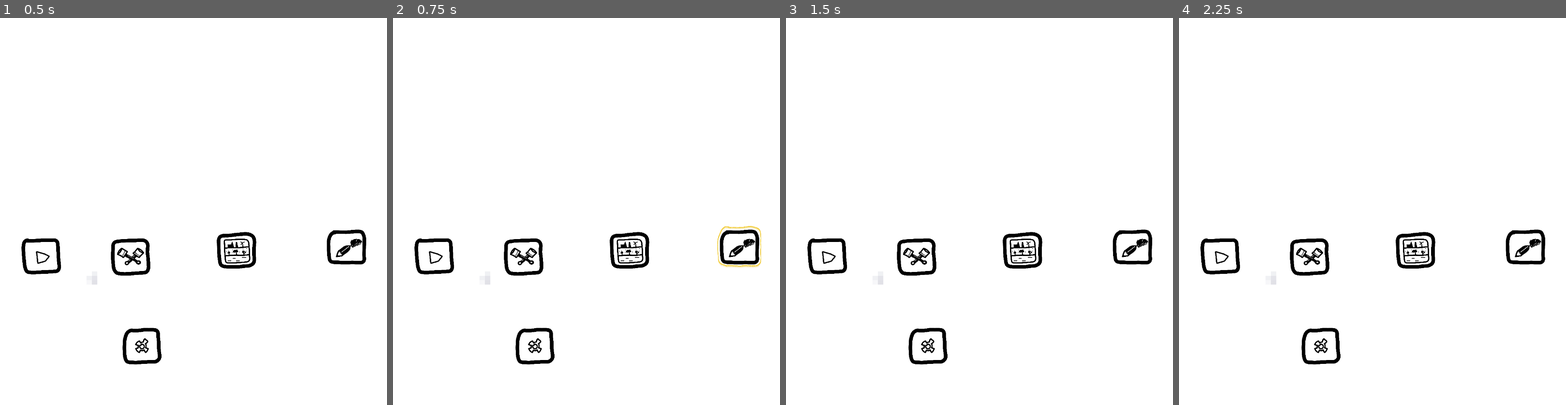
Above: before the commit, frames 1-4 (left to right).
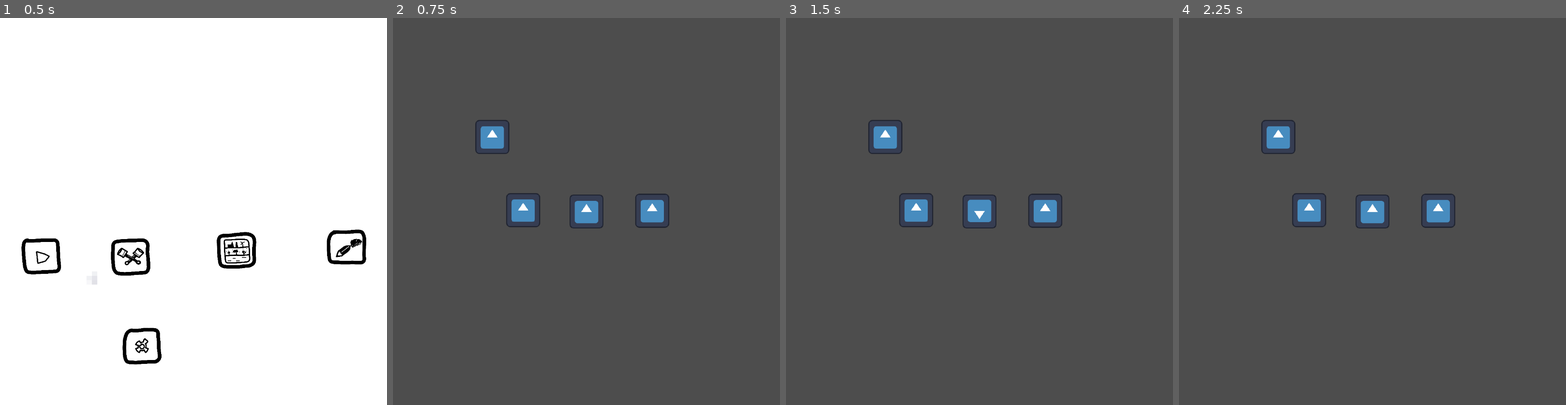
Above: after the commit, the same moments.

Repository: tanmayrajk/kinda-like-linerider-ig
Game: Godot game, scene res://scenes/menu.tscn
The game is run twice, just before and just after one commit, with the same random seed, the same clock (stepped at 60 frames per second) and the same inputs. This scene is started directly instead of the project's main scene. The engine's default icon, where the game draws it, is replaced by a stand-in: a white triangle on a blue panel in a dark square.
Inputs (mouse positions are in pixels of both pictures, inside the frame that each line leads up to):
- Up to frame 1 (0.5 s): no input
- Up to frame 2 (0.75 s): click (741, 246) at 0.5 s
- Up to frame 3 (1.5 s): click (917, 211) at 1.27 s
- Up to frame 4 (2.25 s): click (1438, 211) at 2.02 s

Frame 1 is identical in both runs. In frame 2, 100% of the frame differs, in the area x 0-100%, y 0-100%; in frame 3, 100%; in frame 4, 100%.

Commit message:
added pen selecting logic n scene

Diff:
--- a/project.godot
+++ b/project.godot
@@ -16,7 +16,7 @@
 
 config/name="pass it up"
 run/main_scene="uid://uey54unyj4jv"
-config/features=PackedStringArray("4.7", "Forward Plus")
+config/features=PackedStringArray("4.5", "Forward Plus")
 config/icon="res://icon.svg"
 
 [display]
--- /dev/null
+++ b/scenes/pen.tscn
@@ -0,0 +1,54 @@
+[gd_scene load_steps=3 format=3 uid="uid://ey0gu7ts4mwd"]
+
+[ext_resource type="Script" uid="uid://biyy0o832qgl3" path="res://scripts/pens.gd" id="1_spjee"]
+[ext_resource type="Texture2D" uid="uid://cairll5r8ant4" path="res://icon.svg" id="2_xbp3v"]
+
+[node name="Control" type="Control"]
+layout_mode = 3
+anchors_preset = 0
+offset_right = 40.0
+offset_bottom = 40.0
+script = ExtResource("1_spjee")
+
+[node name="bg" type="TextureRect" parent="."]
+layout_mode = 0
+offset_right = 40.0
+offset_bottom = 40.0
+
+[node name="pen_1" type="Sprite2D" parent="."]
+texture = ExtResource("2_xbp3v")
+
+[node name="pen_2" type="Sprite2D" parent="."]
+rotation = 1.5707964
+texture = ExtResource("2_xbp3v")
+
+[node name="pen_3" type="Sprite2D" parent="."]
+rotation = 3.1415927
+texture = ExtResource("2_xbp3v")
+
+[node name="left_btn" type="TextureButton" parent="."]
+layout_mode = 0
+offset_left = -302.0
+offset_top = -69.0
+offset_right = -174.0
+offset_bottom = 59.0
+texture_normal = ExtResource("2_xbp3v")
+
+[node name="right_btn" type="TextureButton" parent="."]
+layout_mode = 0
+offset_left = 183.0
+offset_top = -67.0
+offset_right = 311.0
+offset_bottom = 61.0
+texture_normal = ExtResource("2_xbp3v")
+
+[node name="back_btn" type="TextureButton" parent="."]
+layout_mode = 0
+offset_left = -418.0
+offset_top = -344.0
+offset_right = -290.0
+offset_bottom = -216.0
+texture_normal = ExtResource("2_xbp3v")
+
+[node name="Camera2D" type="Camera2D" parent="."]
+zoom = Vector2(0.22, 0.22)
--- a/scripts/menu.gd
+++ b/scripts/menu.gd
@@ -19,7 +19,7 @@
 	get_tree().change_scene_to_file("")
 
 func pens_select():
-	get_tree().change_scene_to_file("")
+	get_tree().change_scene_to_file("res://scenes/pen.tscn")
 
 func level_select():
 	get_tree().change_scene_to_file("")
--- /dev/null
+++ b/scripts/pens.gd
@@ -0,0 +1,51 @@
+extends Control
+@onready var  pen_1 = $pen_1
+@onready var  pen_2 = $pen_2
+@onready var  pen_3 = $pen_3
+@onready var left_btn = $left_btn
+@onready var right_btn = $right_btn
+@onready var back_btn = $back_btn
+
+var pens = [pen_1,pen_2,pen_3]
+func _ready() -> void:
+	pens = [pen_1,pen_2,pen_3]
+	pen_1.visible = true
+	pen_2.visible = false
+	pen_3.visible = false
+	left_btn.pressed.connect(left_slide)
+	right_btn.pressed.connect(right_slide)
+	back_btn.pressed.connect(back)
+
+
+
+func left_slide():
+	var i =0
+	for x in pens.size():
+		if pens[x].visible == true:
+			i = x
+
+	if pens[i].visible == true and i > 0:
+		pens[i].visible = false
+		pens[i-1].visible = true
+
+	else:
+		pens[i].visible = false
+		pens[i+2].visible = true
+
+func right_slide(): #WILL IMPROVE THIS LOGIC by putting right slide iside left slide if else case and making right slide very short
+	var i =0
+	for x in pens.size():
+		if pens[x].visible == true:
+			i = x
+	if pens[i].visible == true and i < 2:
+		pens[i].visible = false
+		pens[i+1].visible = true
+
+	else:
+		pens[i].visible = false
+		pens[i-2].visible = true
+
+
+
+func back():
+	get_tree().change_scene_to_file("res://scenes/menu.tscn")
Not shown: 1 places in scenes/procedural_terrain.tscn that only renumber resources
Not shown, added: scripts/pens.gd.uid
